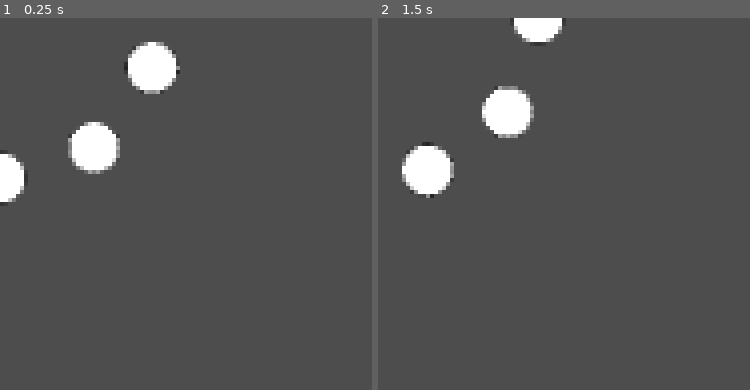
Above: before the commit, frames 1-2 (left to right).
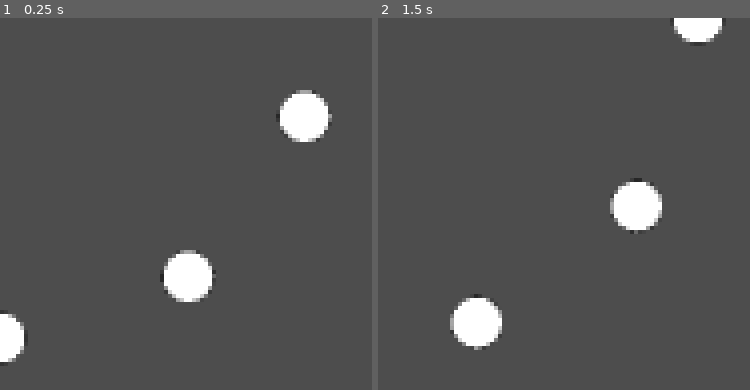
Above: after the commit, the same moments.

Repository: RajwolChapagain/Arcade-Game
Game: Godot game, scene res://bullet/bullet_ring.tscn
Same seed, same stepped clock (60 frames per second), same inputs: the game is played once before the commit and once after it. This scene is started directly instead of the project's main scene.
Inputs:
- Up to frame 1 (0.25 s): no input
- Up to frame 2 (1.5 s): no input

The runs differ from the first frame. In frame 1, 7.7% of the frame differs, in the area x 0-90%, y 6-94%; in frame 2, 7.7%.

Commit message:
Change bullet ring radius and make main spawn ring

Diff:
--- a/bullet/bullet_ring.gd
+++ b/bullet/bullet_ring.gd
@@ -1,6 +1,6 @@
 extends Node2D
 
-const RADIUS = 100
+const RADIUS = 200
 const angular_velocity = 360
 
 func _ready():
@@ -13,5 +13,10 @@
 		child.is_in_ring = true
 		current_angle += angle
 
+func set_bullets_layer(layer):
+	for child in get_children():
+		child.set_collision_layer(layer)
+		child.set_collision_mask(layer)
+
 func _physics_process(delta):
 	rotation_degrees += angular_velocity * delta
--- a/main.gd
+++ b/main.gd
@@ -11,6 +11,8 @@
 	$Ship2.super_percentage_changed.connect(on_player2_super_percentage_changed)
 	$Ship.player_died.connect(on_player1_died)
 	$Ship2.player_died.connect(on_player2_died)
+	$Ship.bullet_ring_activated.connect(on_player1_bullet_ring_activated)
+	$Ship2.bullet_ring_activated.connect(on_player2_bullet_ring_activated)
 
 	var offset = 80
 	$Spawner.set_path_points(Vector2(-2000 - offset, -1500 - offset), Vector2(2000 + offset, -1500 - offset), Vector2(2000 + offset, 1500 + offset), Vector2(-2000 - offset, 1500 + offset))
@@ -48,6 +50,18 @@
 
 func on_player2_super_percentage_changed(new_super_percentage):
 	$HUD.update_p2_super_bar(new_super_percentage)
+
+func on_player1_bullet_ring_activated(bullet_ring_scene, bullet_layer):
+	var bullet_ring = bullet_ring_scene.instantiate()
+	bullet_ring.global_position = $Ship.global_position
+	bullet_ring.set_bullets_layer(bullet_layer)
+	add_child(bullet_ring)
+
+func on_player2_bullet_ring_activated(bullet_ring_scene, bullet_layer):
+	var bullet_ring = bullet_ring_scene.instantiate()
+	bullet_ring.global_position = $Ship2.global_position
+	bullet_ring.set_bullets_layer(bullet_layer)
+	add_child(bullet_ring)
 
 func on_player1_died():
 	$HUD.set_p1_health(0)
--- a/ship/ship.gd
+++ b/ship/ship.gd
@@ -41,9 +41,11 @@
 var is_dashing = false
 
 var BULLET_SCENE = preload("res://bullet/bullet.tscn")
+var BULLET_RING_SCENE = preload("res://bullet/bullet_ring.tscn")
 var SUPER_SCENE = preload("res://ship/super.tscn")
 
 signal bullet_fired(bullet, direction, location, bullet_layer)
+signal bullet_ring_activated(BULLET_RING_SCENE, position, bullet_layer)
 signal hit(damage)
 signal super_percentage_changed(new_super_percentage)
 signal hp_changed(new_hp)
@@ -74,8 +76,11 @@
 	if event.is_action_pressed(SUPER_STRING) and super_percentage == 100:
 		super_percentage = 0
 		if shield_button_is_pressed:
-			$ShieldTimer.start()
-			activate_shield()
+			if fire_button_is_pressed:
+				bullet_ring_activated.emit(BULLET_RING_SCENE, BULLET_LAYER)
+			else:
+				$ShieldTimer.start()
+				activate_shield()
 		elif fire_button_is_pressed:
 			fire_stream_of_bullets()
 		else:
